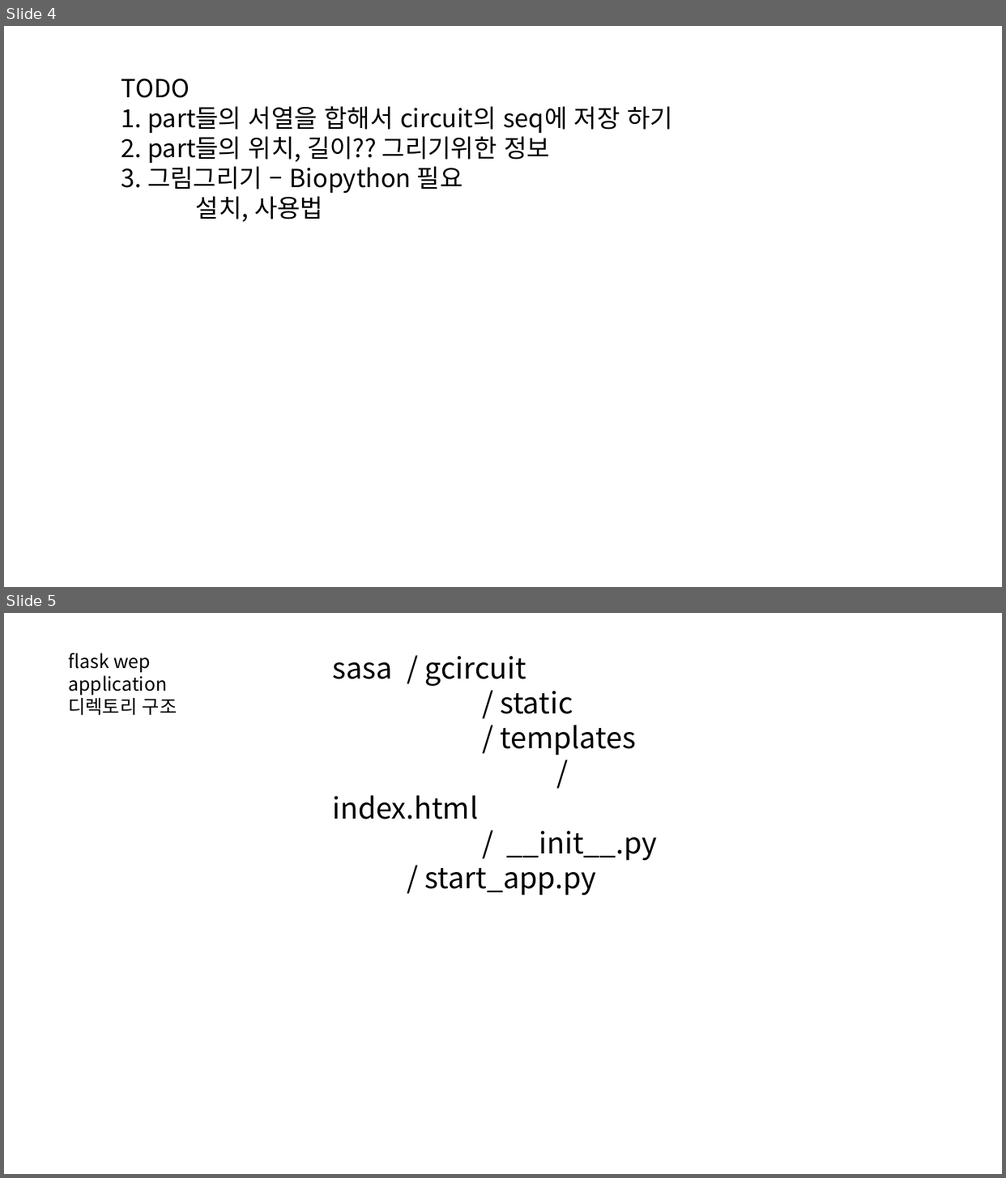
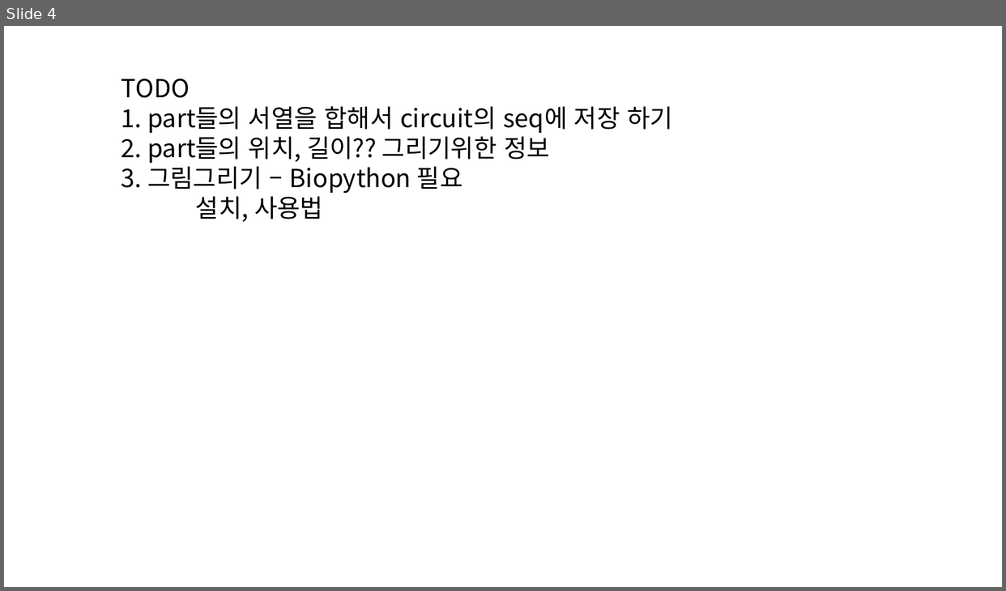
Before and after one commit to greendaygh/sasa, a slide deck: sasa_project.pptx. Shown one above the other, each under a label of ours: slides 4 and 5 before the commit, slide 4 after it. The pictures are 1006x1178 and 1006x591 pixels, drawn with LibreOffice and Linux fonts; fonts in the diff are those of the drawing. Boxes give left, top, right and bottom in pixels: in the first picture for what was removed or moved away, otherwise in the second. Text is boxed around its words. In the diff, an @@ line names an element or a change of style, - is before the commit and + after.

```diff
--- a/sasa_project.pptx
+++ b/sasa_project.pptx
@@ slide 5 removed at bbox=[4, 613, 1002, 1174], background #FFFFFF @@
@@ text removed at bbox=[68, 653, 177, 715] @@
-flask wep application
-디렉토리 구조
@@ text removed at bbox=[332, 656, 657, 896] @@
-sasa / gcircuit
-/ static
-/ templates
-/ index.html
-/ __init__.py
-/ start_app.py
```
Also in this commit, not shown: 2 other slides removed, 11 other files.
